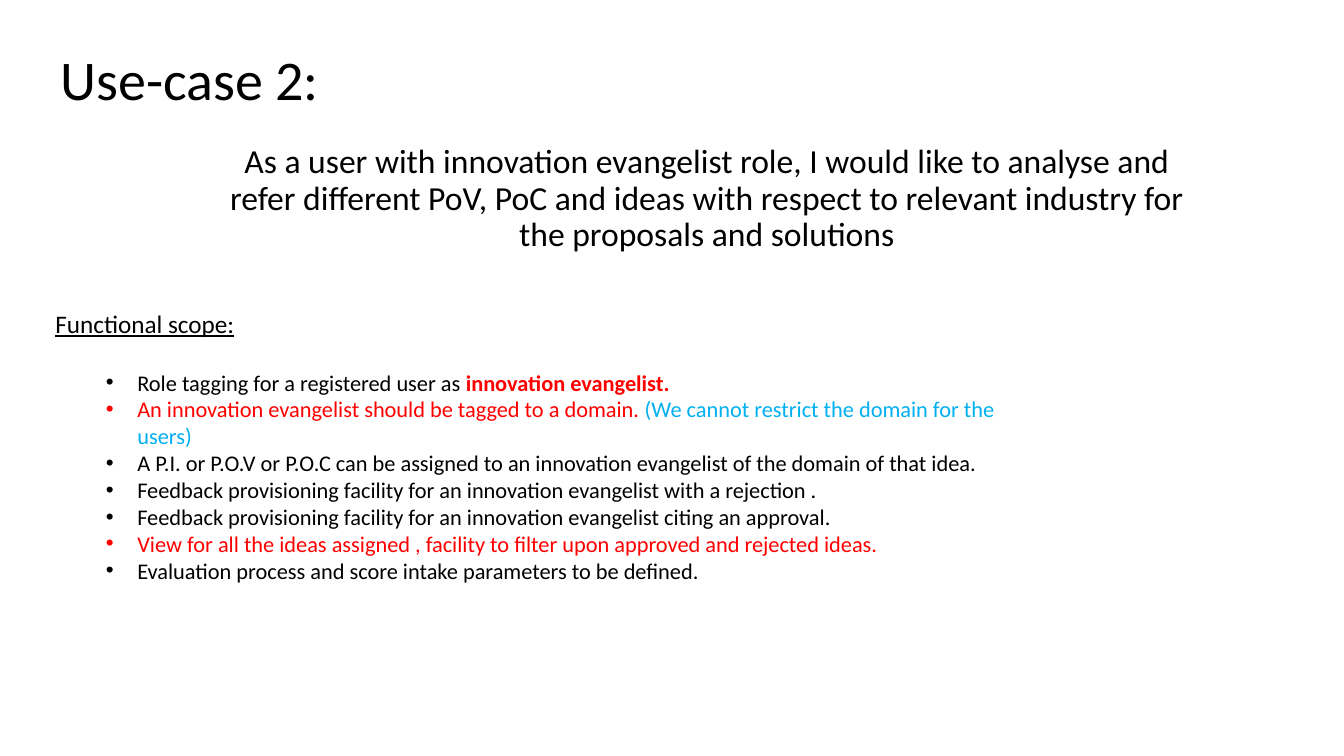
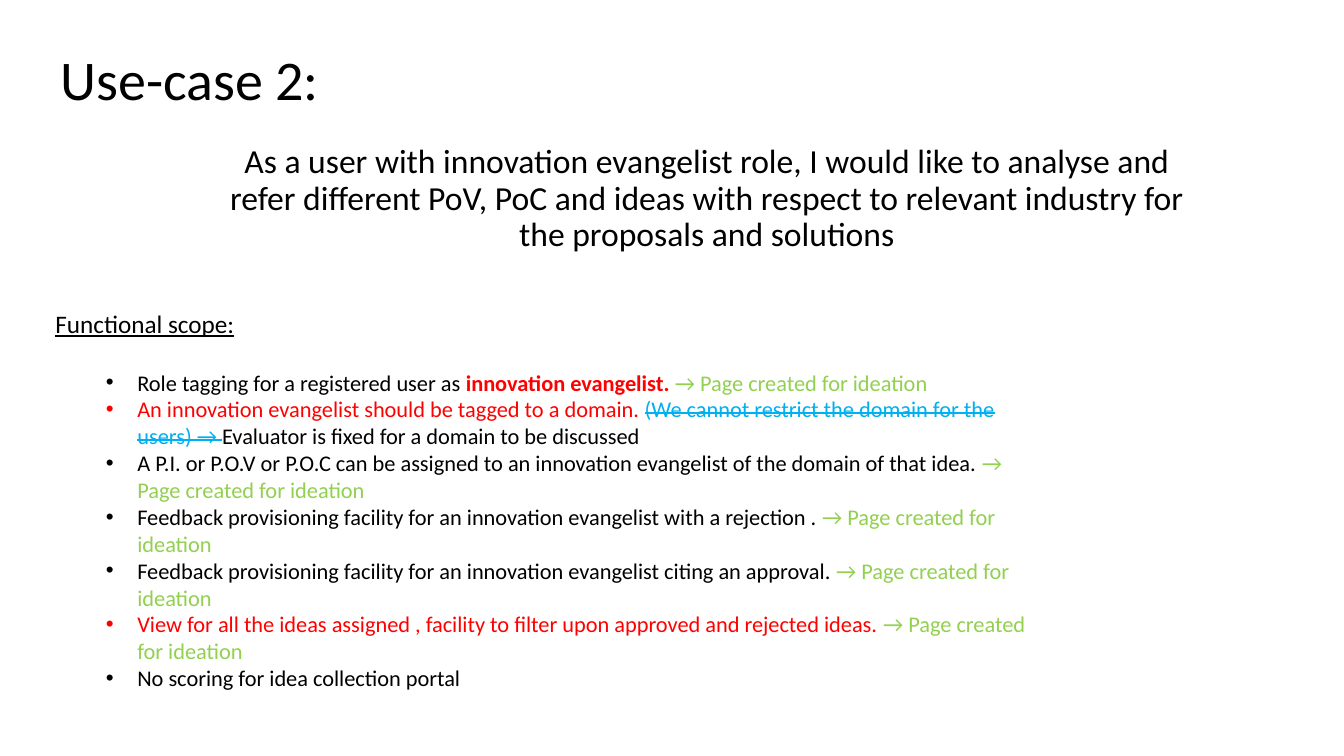
Before and after one commit to Sreenadh1543/ogo-data-holder, a slide deck: slide 3 of 2.use-cases/Use-cases.pptx. Drawn at 1344x756 pixels with LibreOffice and Linux fonts; fonts in the diff are those of the drawing. Boxes give left, top, right and bottom in pixels: in the first picture for what was removed or moved away, otherwise in the second. Text is boxed around its words. In the diff, an @@ line names an element or a change of style, - is before the commit and + after.

Commit message:
Added ideation documents for open points

```diff
--- a/2.use-cases/Use-cases.pptx
+++ b/2.use-cases/Use-cases.pptx
@@ text at [137,375,1026,690]: text changed @@
-  • Role tagging for a registered user as innovation evangelist.
-  • An innovation evangelist should be tagged to a domain. (We cannot restrict the domain for the users)
-  • A P.I. or P.O.V or P.O.C can be assigned to an innovation evangelist of the domain of that idea.
-  • Feedback provisioning facility for an innovation evangelist with a rejection .
-  • Feedback provisioning facility for an innovation evangelist citing an approval.
-  • View for all the ideas assigned , facility to filter upon approved and rejected ideas.
-  • Evaluation process and score intake parameters to be defined.
+  • Role tagging for a registered user as innovation evangelist. → Page created for ideation
+  • An innovation evangelist should be tagged to a domain. (We cannot restrict the domain for the users) → Evaluator is fixed for a domain to be discussed
+  • A P.I. or P.O.V or P.O.C can be assigned to an innovation evangelist of the domain of that idea. → Page created for ideation
+  • Feedback provisioning facility for an innovation evangelist with a rejection . → Page created for ideation
+  • Feedback provisioning facility for an innovation evangelist citing an approval. → Page created for ideation
+  • View for all the ideas assigned , facility to filter upon approved and rejected ideas. → Page created for ideation
+  • No scoring for idea collection portal
```
Also in this commit, not shown: 2 other slides changed, 6 other files.
